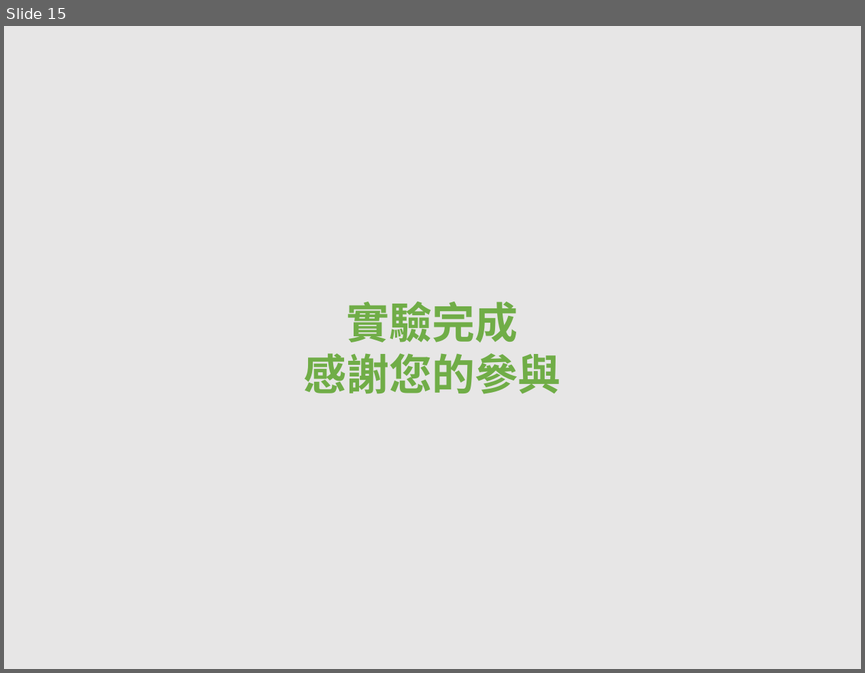
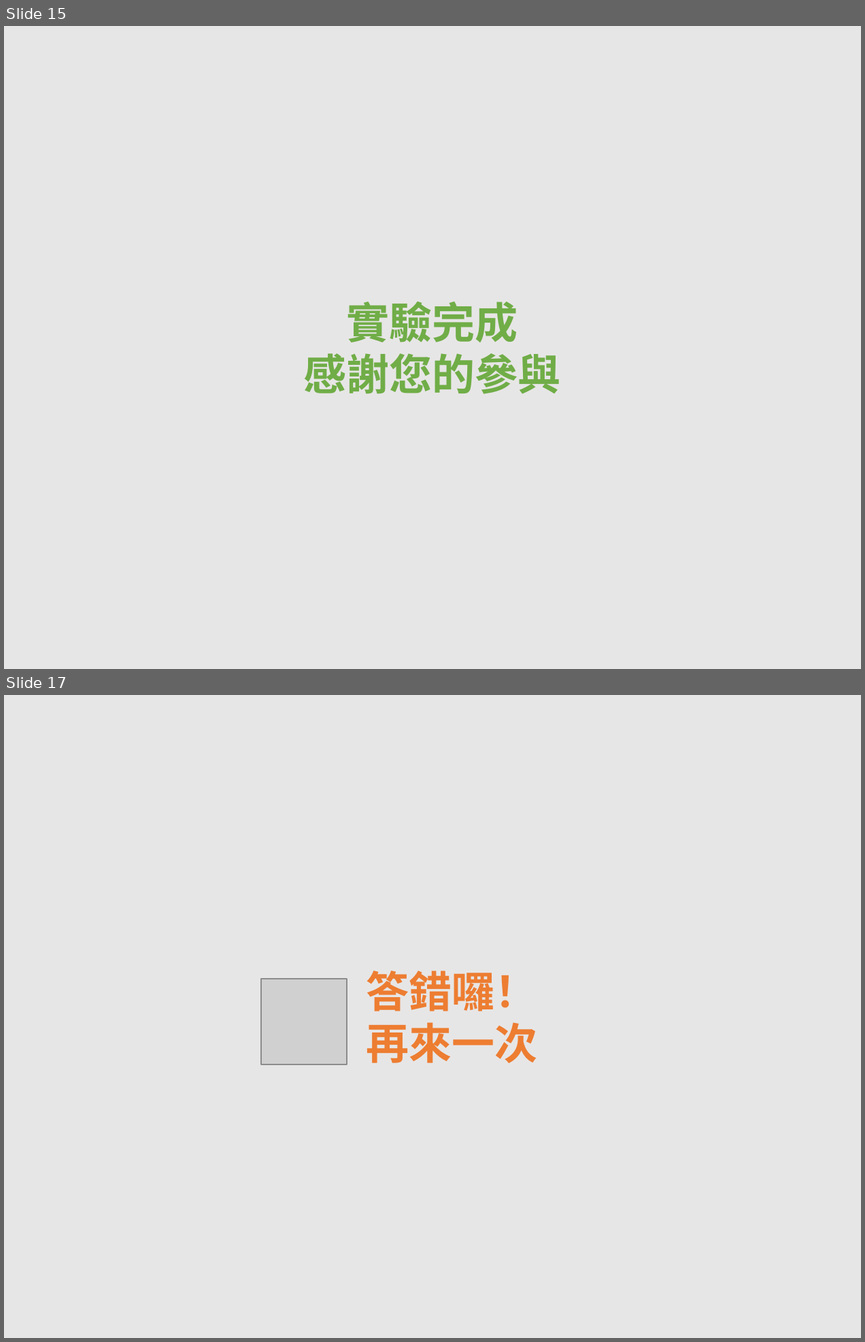
Before and after one commit to EJ-Chang/OSD-Study, a slide deck: WheelOSDtest/StimulusPNG.pptx. Shown one above the other, each under a label of ours: slide 15 before the commit, slides 15 and 17 after it; the slides between them are not shown. The pictures are 865x673 and 865x1342 pixels, drawn with LibreOffice and Linux fonts; fonts in the diff are those of the drawing; grey boxes stand for pictures. Boxes give left, top, right and bottom in pixels: in the first picture for what was removed or moved away, otherwise in the second. Text is boxed around its words. In the diff, an @@ line names an element or a change of style, - is before the commit and + after.

```diff
--- a/WheelOSDtest/StimulusPNG.pptx
+++ b/WheelOSDtest/StimulusPNG.pptx
@@ slide 17 added at (4, 695, 861, 1338), background #E7E6E6 @@
@@ picture added at (261, 979, 347, 1064) @@
@@ text added at (366, 970, 537, 1063), 36 pt, text #ED7D31, bold @@
+答錯囉！再來一次
```
Also in this commit, not shown: 3 other slides added, 5 other files.
